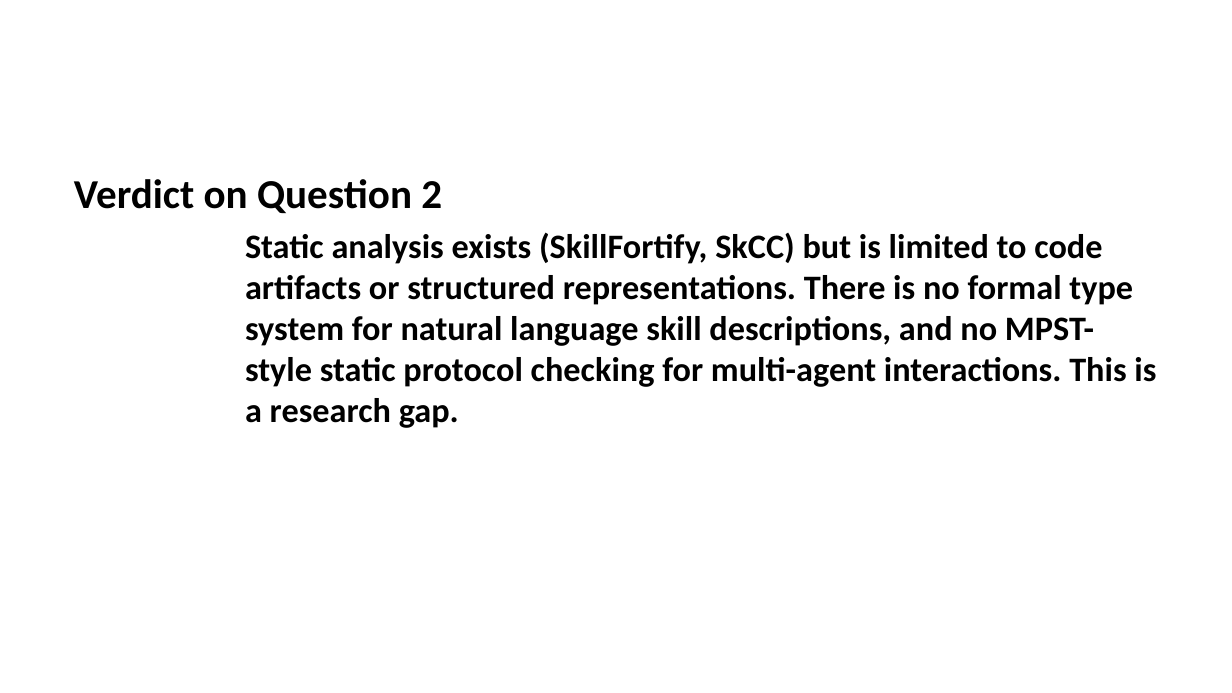
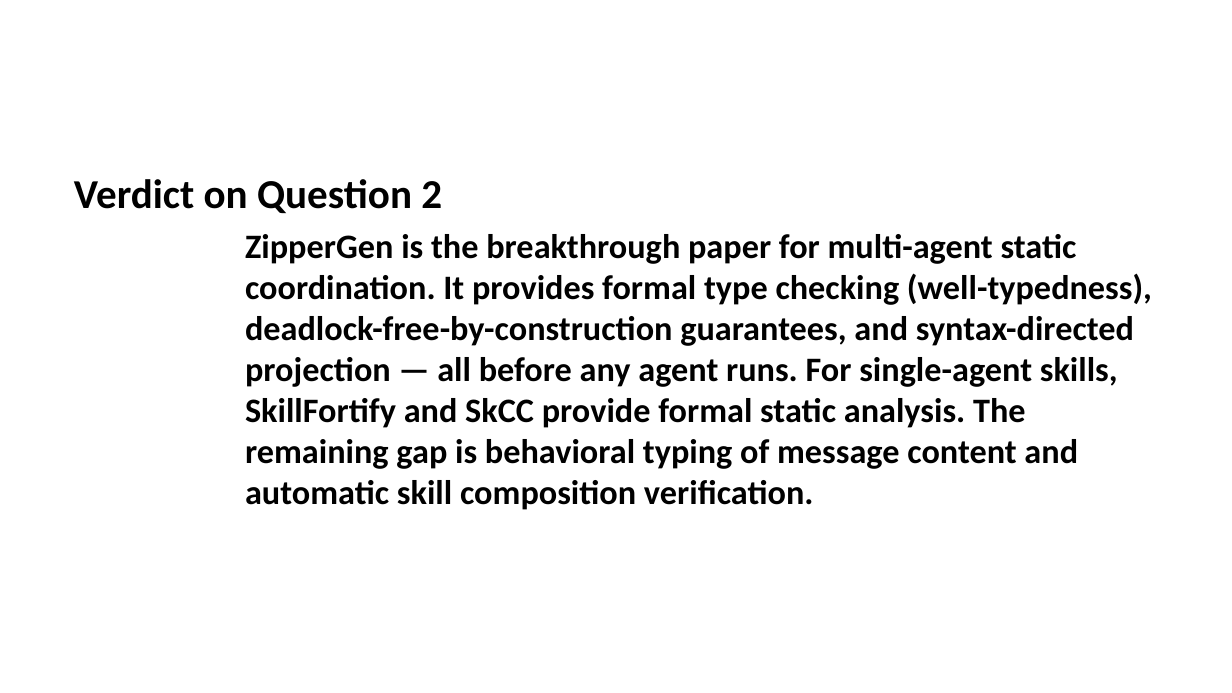
Before and after one commit to ginaecho/EvaPaper, a slide deck: slide 11 of Agent_Governance_Three_Questions_Synthesis.pptx (slide 10 before the commit). Drawn at 1232x693 pixels with LibreOffice and Linux fonts; fonts in the diff are those of the drawing. Boxes give left, top, right and bottom in pixels: in the first picture for what was removed or moved away, otherwise in the second. Text is boxed around its words. In the diff, an @@ line names an element or a change of style, - is before the commit and + after.

Commit message:
Rewrite Three Questions Synthesis with ZipperGen as breakthrough — closes MPST gap

```diff
--- a/Agent_Governance_Three_Questions_Synthesis.pptx
+++ b/Agent_Governance_Three_Questions_Synthesis.pptx
@@ text at (245,234,1152,510): text changed @@
-Static analysis exists (SkillFortify, SkCC) but is limited to code artifacts or structured representations. There is no formal type system for natural language skill descriptions, and no MPST-style static protocol checking for multi-agent interactions. This is a research gap.
+ZipperGen is the breakthrough paper for multi-agent static coordination. It provides formal type checking (well-typedness), deadlock-free-by-construction guarantees, and syntax-directed projection — all before any agent runs. For single-agent skills, SkillFortify and SkCC provide formal static analysis. The remaining gap is behavioral typing of message content and automatic skill composition verification.
```
Also in this commit, not shown: 11 other slides changed, 1 slide added, 2 other files.
